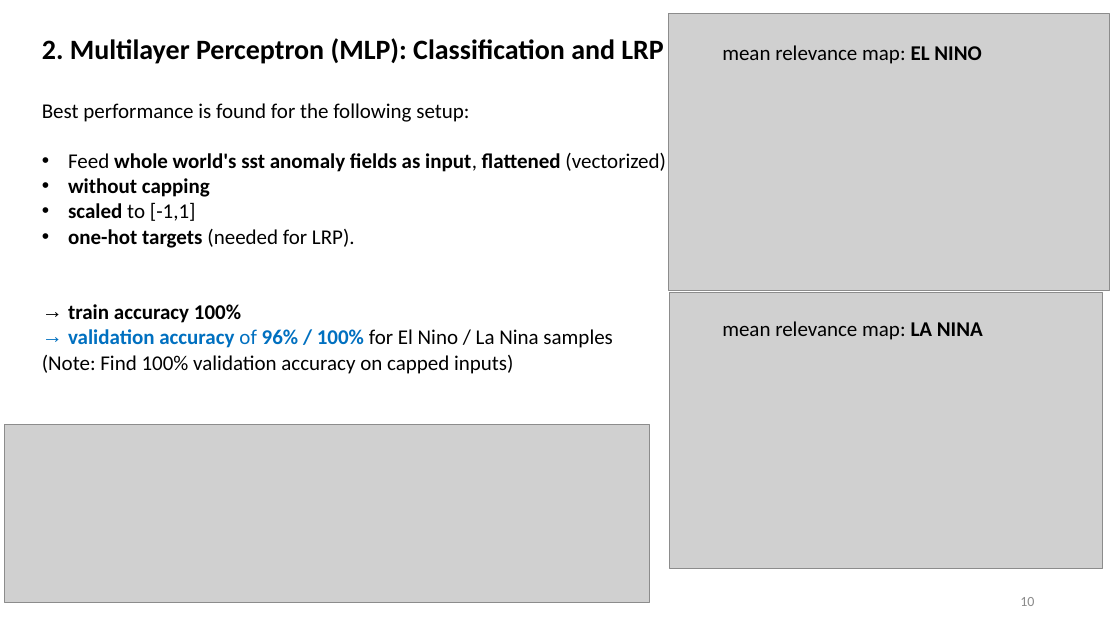
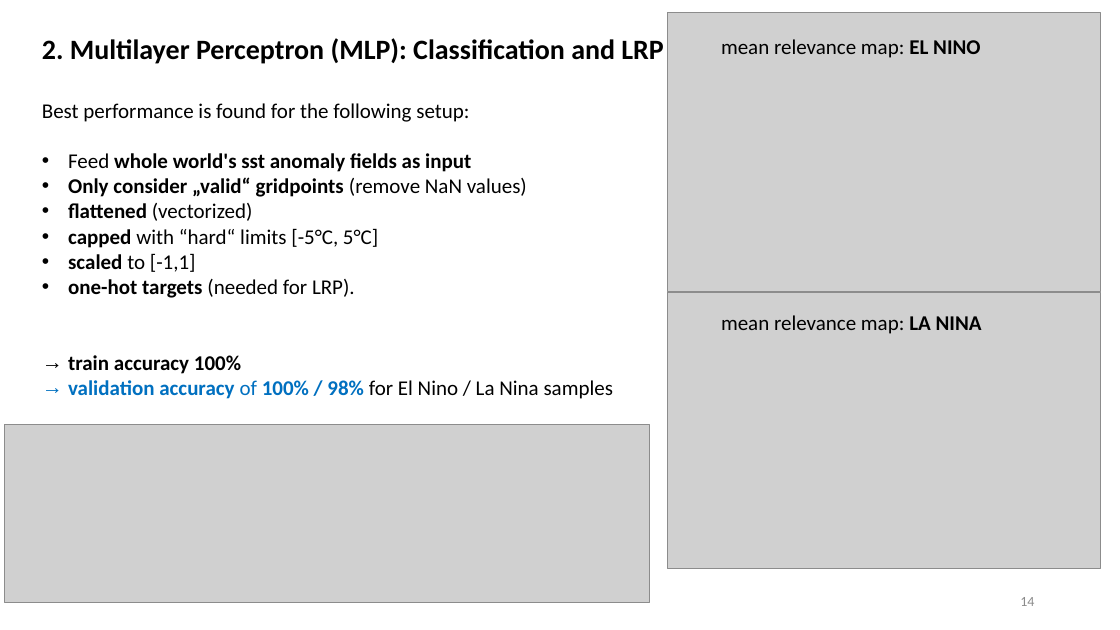
Before and after one commit to MarcoLandtHayen/EchoStateNetworks, a slide deck: slide 14 of ESN_exp09_Classification_LRP.pptx (slide 10 before the commit). Drawn at 1120x630 pixels with LibreOffice and Linux fonts; fonts in the diff are those of the drawing; grey boxes stand for pictures. Boxes give left, top, right and bottom in pixels: in the first picture for what was removed or moved away, otherwise in the second. Text is boxed around its words. In the diff, an @@ line names an element or a change of style, - is before the commit and + after.

```diff
--- a/ESN_exp09_Classification_LRP.pptx
+++ b/ESN_exp09_Classification_LRP.pptx
@@ picture: place and size @@
-picture at bbox=[669, 13, 1110, 290]
+picture at bbox=[668, 12, 1101, 291]
@@ text "mean relevance map: EL NINO": place and size @@
-text "mean relevance map: EL NINO" at bbox=[722, 45, 981, 64]
+text "mean relevance map: EL NINO" at bbox=[721, 39, 980, 58]
@@ text at bbox=[68, 153, 527, 248]: text changed @@
-• Feed whole world's sst anomaly fields as input, flattened (vectorized)
-• without capping
+• Feed whole world's sst anomaly fields as input
+• Only consider „valid“ gridpoints (remove NaN values)
+• flattened (vectorized)
+• capped with “hard“ limits [-5°C, 5°C]
@@ text "mean relevance map: LA NINA": place and size @@
-text "mean relevance map: LA NINA" at bbox=[722, 321, 983, 340]
+text "mean relevance map: LA NINA" at bbox=[721, 315, 982, 334]
@@ text at bbox=[68, 380, 613, 399]: text changed; text colour #000000 to #0070C0; bold on @@
-→ validation accuracy of 96% / 100% for El Nino / La Nina samples
-(Note: Find 100% validation accuracy on capped inputs)
+→ validation accuracy of 100% / 98% for El Nino / La Nina samples
@@ page number at bbox=[1020, 597, 1034, 606]: text changed @@
-10
+14
```
Also in this commit, not shown: 10 other slides changed, 5 slides added, 4 other files.
